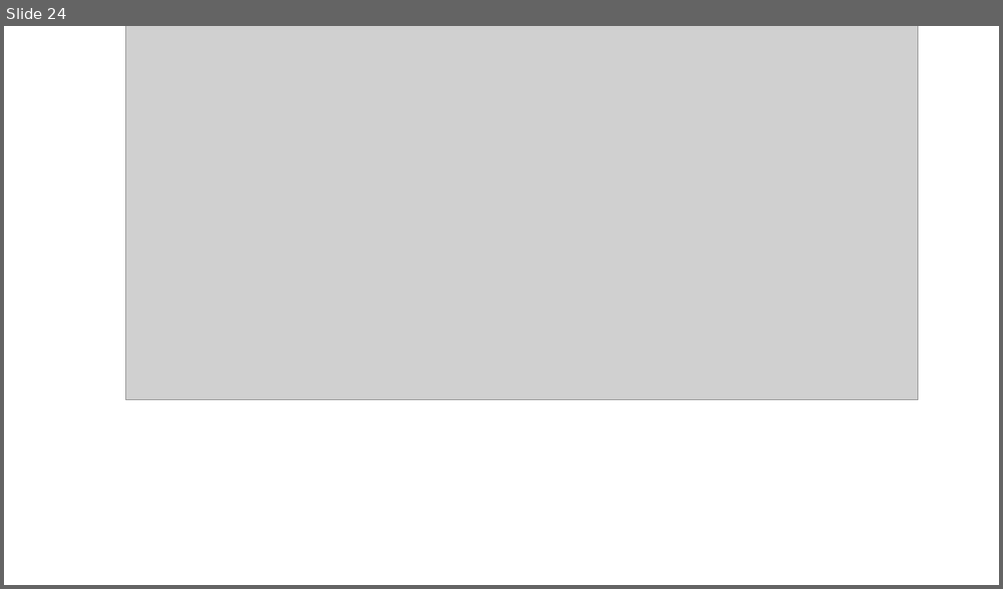
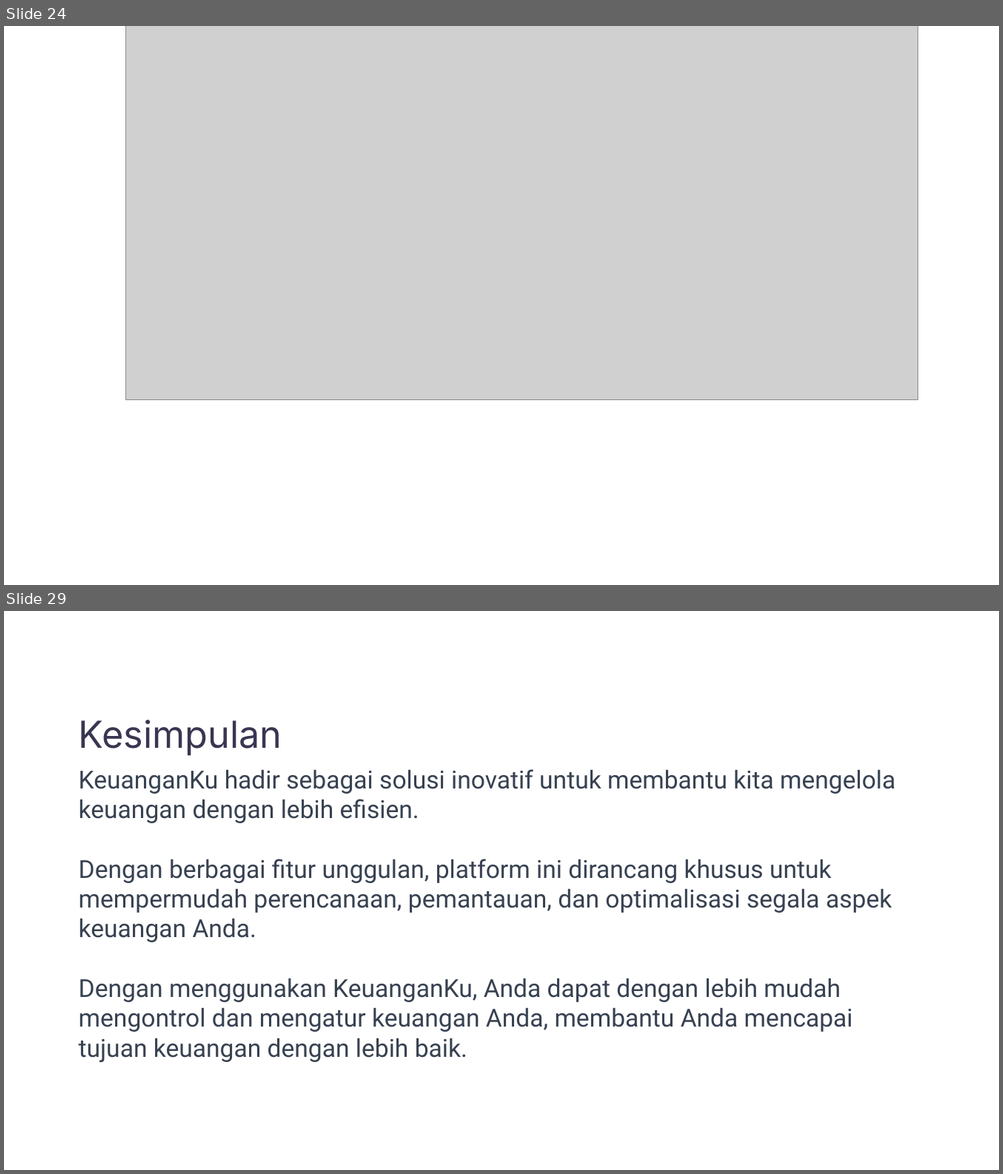
Before and after one commit to andrr64/KeuanganKu, a slide deck: assets/presentasi/presentasi.pptx. Shown one above the other, each under a label of ours: slide 24 before the commit, slides 24 and 29 after it; the slides between them are not shown. The pictures are 1003x589 and 1003x1174 pixels, drawn with LibreOffice and Linux fonts; fonts in the diff are those of the drawing; grey boxes stand for pictures. Boxes give left, top, right and bottom in pixels: in the first picture for what was removed or moved away, otherwise in the second. Text is boxed around its words. In the diff, an @@ line names an element or a change of style, - is before the commit and + after.

```diff
--- a/assets/presentasi/presentasi.pptx
+++ b/assets/presentasi/presentasi.pptx
@@ slide 29 added at (4,611,999,1170), background #FFFFFF @@
@@ text added at (79,720,282,756), 36 pt, text #383651 @@
+Kesimpulan
@@ text added at (79,769,895,1062), 24 pt, text #374151 @@
+KeuanganKu hadir sebagai solusi inovatif untuk membantu kita mengelola keuangan dengan lebih efisien.
+Dengan berbagai fitur unggulan, platform ini dirancang khusus untuk mempermudah perencanaan, pemantauan, dan optimalisasi segala aspek keuangan Anda.
+Dengan menggunakan KeuanganKu, Anda dapat dengan lebih mudah mengontrol dan mengatur keuangan Anda, membantu Anda mencapai tujuan keuangan dengan lebih baik.
```
Also in this commit, not shown: 2 slides changed, 4 other slides added.
